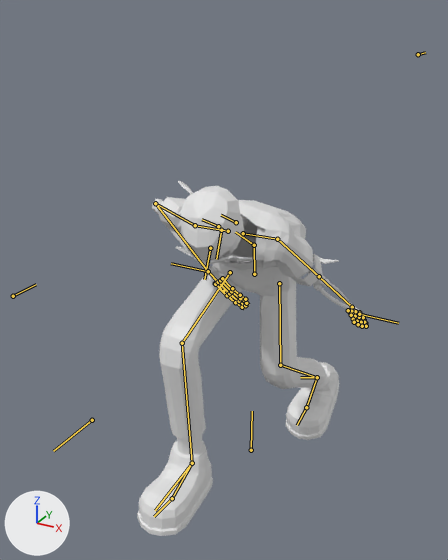
The Blender file art/animations/characters/charon/charon_bowling_bow_anim.blend: old version first, new version second.
Both versions are drawn from a camera (50 mm lens) standing at (0.95, -1.98, 1.77) and looking at (-0.06, -0.14, 0.85). Every picture has the same lights, and +X, +Y and +Z are marked at lower left. The older version comes first. Both versions are drawn at frame 72 of the action 'ArmatureAction'; the numbers are the values there. The bones that change, and the others that lie on the model, are drawn over the model as lines.

In view in the first picture: 'Charon'.
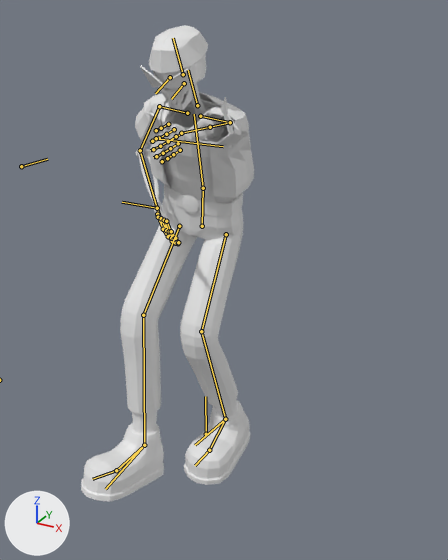
The edits, one by one:
Bone 'root' (bone_root) moves from (0.0, 0.0, 0.0) to (-0.229, 0.0, 0.0).
Bone 'pelvis' (bone_pelvis) moves from (0.0, -0.257, 0.0) to (0.0, -0.102, 0.0).
Bone 'pelvis' (bone_pelvis) turns from (-26, 8, 7) to (-10, 1, 8) degrees about its own x, y and z.
Bone 'spine.1' (bone_spine_1) turns from (-37, 5, -2) to (-15, 2, 0) degrees about its own x, y and z.
Bone 'ik.arm.r' (bone_ik_arm_r) moves from (0.687, -0.695, -0.193) to (0.496, -0.695, -0.177).
Bone 'elbow.r' (bone_elbow_r) moves from (1.077, -0.914, -0.704) to (0.428, -0.914, -0.33).
Bone 'knee.r' (bone_knee_r) moves from (0.037, -0.133, 0.0) to (0.015, -0.133, 0.143).
Bone 'thigh.r' (bone_thigh_r) moves from (0.001, 0.257, 0.0) to (0.0, 0.102, 0.0).
Bone 'ik.arm.l' (bone_ik_arm_l) moves from (-0.908, -0.393, 0.27) to (-0.141, -0.305, -0.933).
Bone 'elbow.l' (bone_elbow_l) moves from (0.006, 0.217, 0.15) to (-0.013, -0.298, -0.456).
Bone 'thigh.l' (bone_thigh_l) moves from (-0.001, 0.257, 0.0) to (0.0, 0.102, 0.0).
Bone 'ik.leg.l' (bone_ik_leg_l) moves from (-0.109, -0.493, 0.0) to (0.0, 0.0, 0.0).
Bone 'ik.leg.l' (bone_ik_leg_l) turns from (0, 0, -42) to (0, 0, -21) degrees about its own x, y and z.

Location of each change, [x1, y1, x2, y2] in pixels of the pictures (448 x 560 px):
'Charon', posed (25% narrower, 34% taller): before [137, 181, 367, 536]; after [81, 25, 254, 502]
bone 'root', root to tip: before (251, 450) to (252, 411); after (206, 434) to (205, 396)
bone 'pelvis', root to tip: before (254, 274) to (254, 245); after (202, 226) to (203, 188)
bone 'spine.1', root to tip: before (254, 245) to (235, 232); after (203, 188) to (194, 114)
bone 'ik.arm.r', root to tip: before (208, 271) to (171, 263); after (157, 208) to (122, 202)
bone 'elbow.r', root to tip: before (13, 296) to (36, 284); after (21, 166) to (47, 159)
bone 'thigh.r', root to tip: before (230, 272) to (182, 343); after (179, 226) to (143, 315)
bone 'ik.arm.l', root to tip: before (359, 314) to (398, 323); after (156, 138) to (223, 146)
bone 'thigh.l', root to tip: before (279, 283) to (280, 365); after (226, 234) to (201, 331)
bone 'ik.leg.l', root to tip: before (317, 377) to (300, 377); after (225, 419) to (195, 445)
